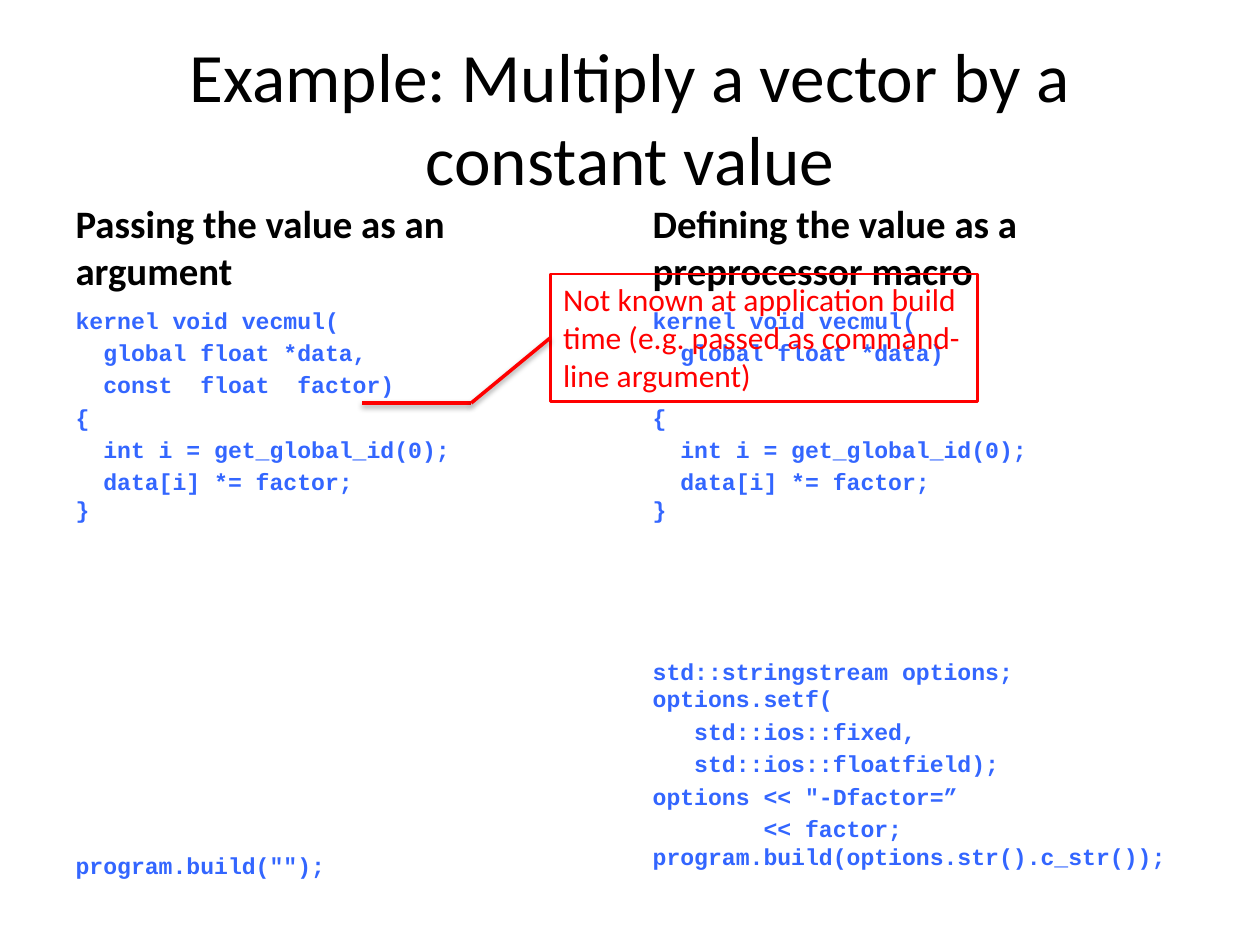
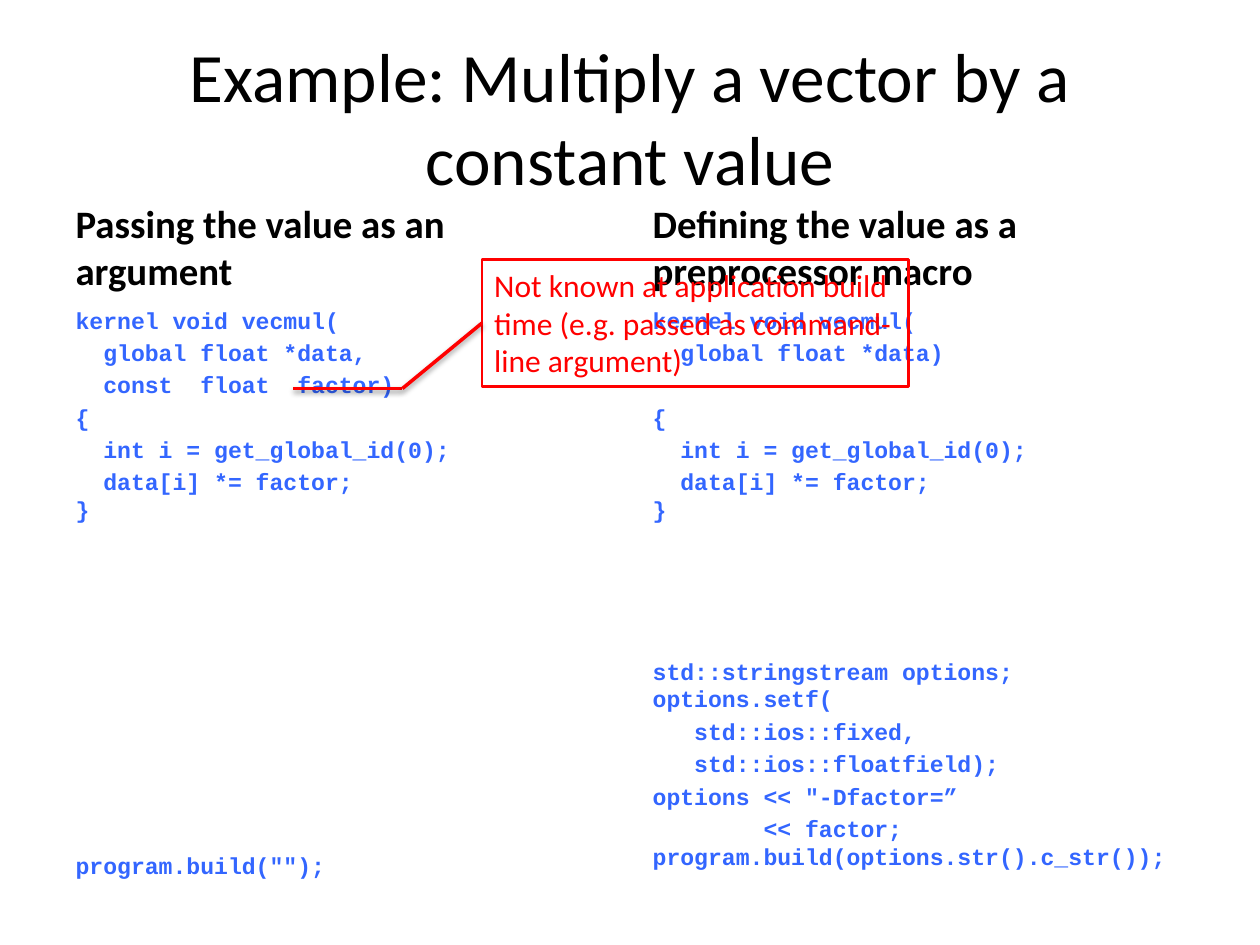
Before and after one commit to UoB-HPC/opencl-training-code, a slide deck: slide 18 of slides/advanced_part2.pptx. Drawn at 1260x945 pixels with LibreOffice and Linux fonts; fonts in the diff are those of the drawing. Boxes give left, top, right and bottom in pixels: in the first picture for what was removed or moved away, otherwise in the second. Text is boxed around its words. In the diff, an @@ line names an element or a change of style, - is before the commit and + after.

```diff
--- a/slides/advanced_part2.pptx
+++ b/slides/advanced_part2.pptx
@@ 2 lines, 1 rectangle: place and size @@
-2 lines, 1 rectangle at [362,275,978,403]
+2 lines, 1 rectangle at [294,260,908,388]
```
Also in this commit, not shown: 12 other slides changed.
